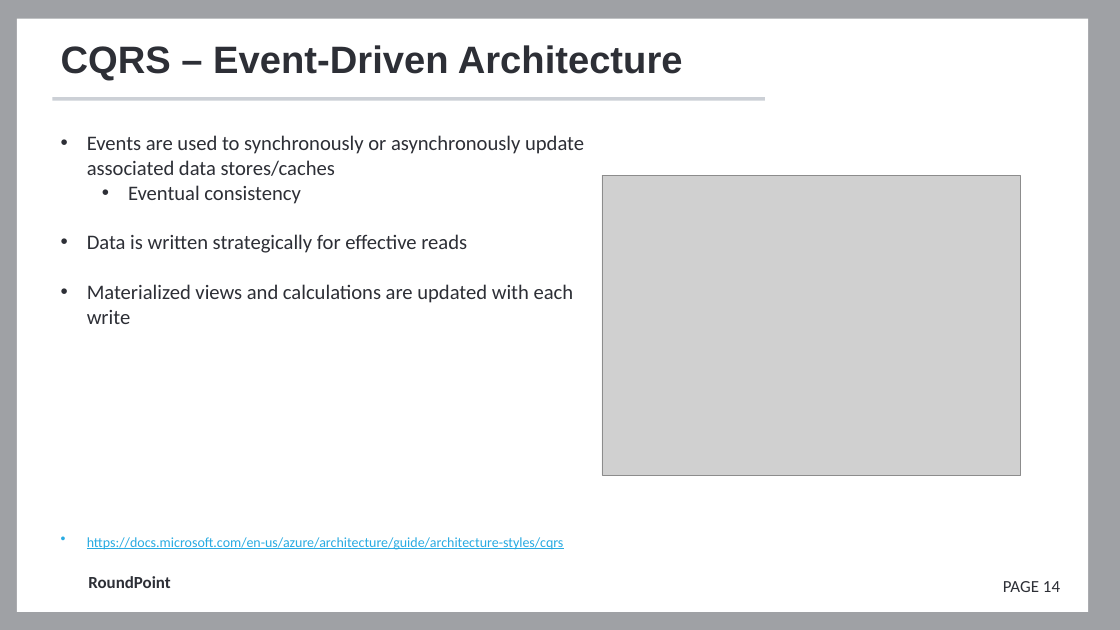
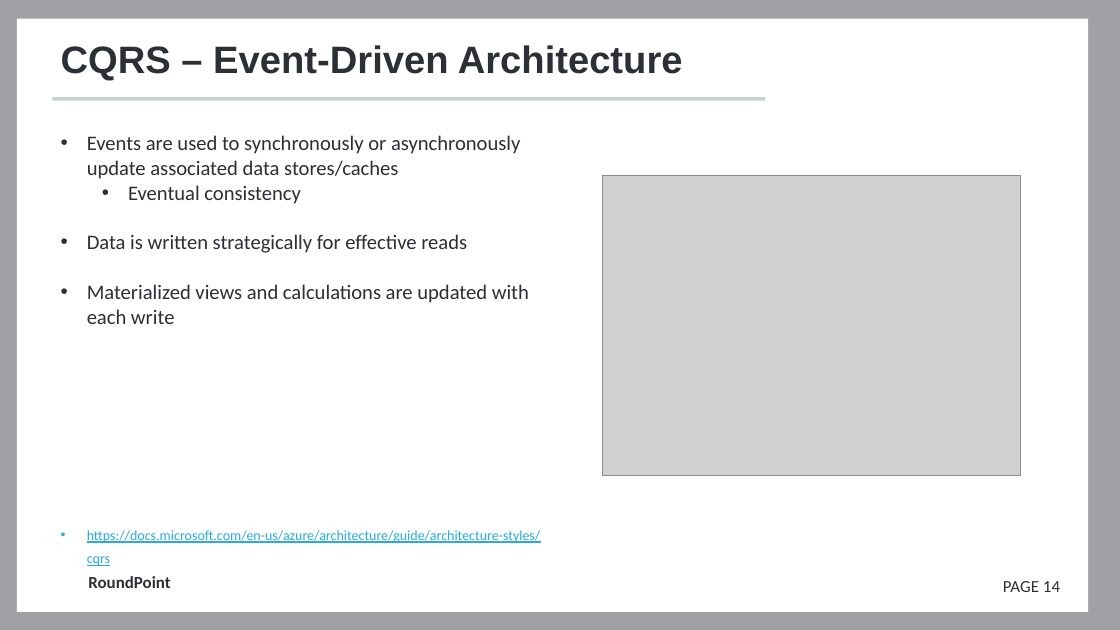
Before and after one commit to FrameworkFactory/cqrs-presentation, a slide deck: slide 14 of docs/Presentation.pptx. Drawn at 1120x630 pixels with LibreOffice and Linux fonts; fonts in the diff are those of the drawing; grey boxes stand for pictures; background and template pictures are left out. Boxes give left, top, right and bottom in pixels: in the first picture for what was removed or moved away, otherwise in the second. Text is boxed around its words. In the diff, an @@ line names an element or a change of style, - is before the commit and + after.

```diff
--- a/docs/Presentation.pptx
+++ b/docs/Presentation.pptx
@@ text "Events are used to synchronously ..." rewrapped from (87, 135, 584, 550) to (87, 135, 541, 566) @@
```
Also in this commit, not shown: 6 other slides changed, 12 slides added, 10 slides removed.
